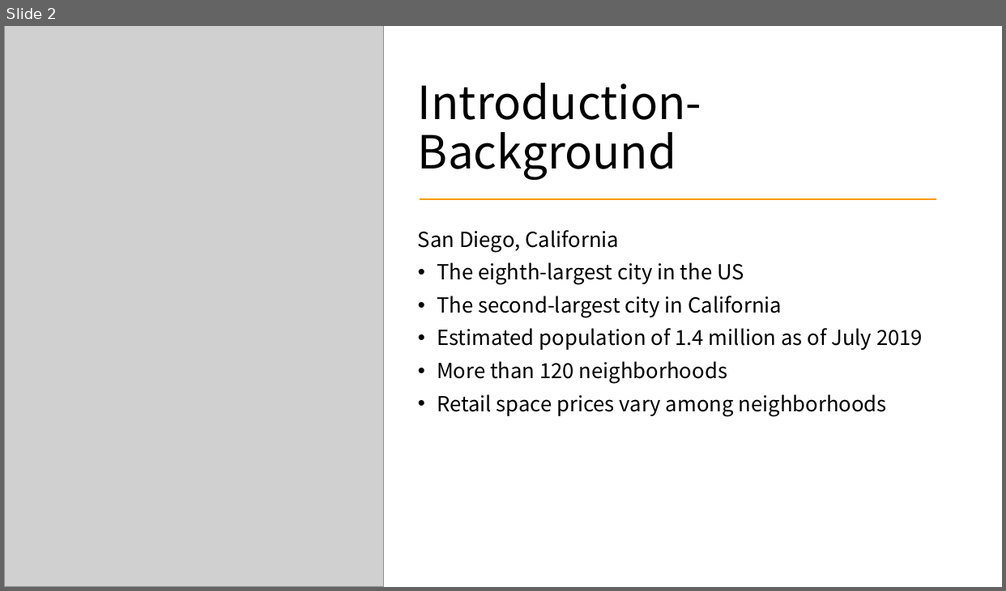
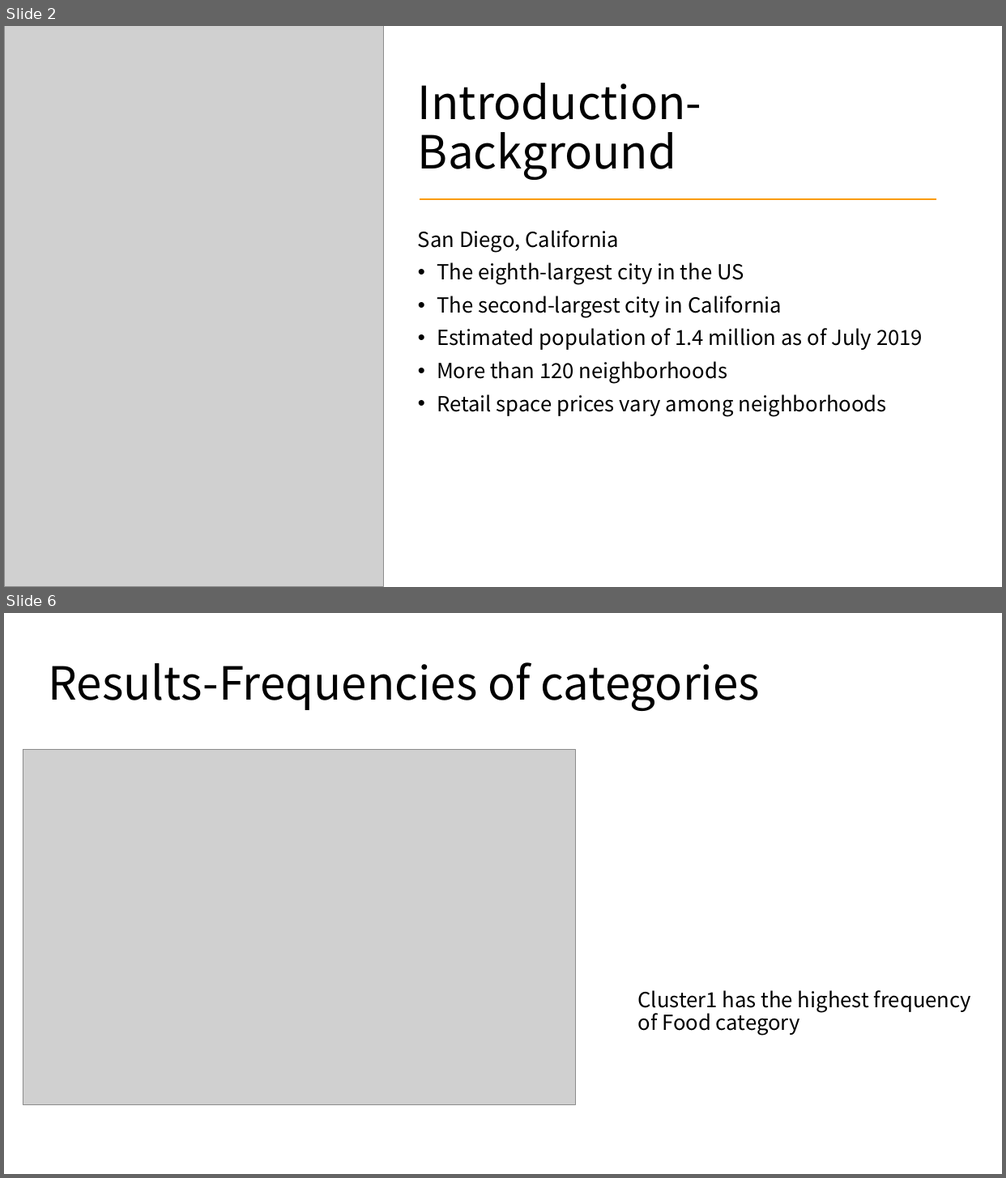
Before and after one commit to lynn-GH/Coursera_Capstone, a slide deck: RetailRentalPricevsVenueofSanDiego.pptx. Shown one above the other, each under a label of ours: slide 2 before the commit, slides 2 and 6 after it; the slides between them are not shown. The pictures are 1006x591 and 1006x1178 pixels, drawn with LibreOffice and Linux fonts; fonts in the diff are those of the drawing; grey boxes stand for pictures. Boxes give left, top, right and bottom in pixels: in the first picture for what was removed or moved away, otherwise in the second. Text is boxed around its words. In the diff, an @@ line names an element or a change of style, - is before the commit and + after.

```diff
--- a/RetailRentalPricevsVenueofSanDiego.pptx
+++ b/RetailRentalPricevsVenueofSanDiego.pptx
@@ slide 6 added at [4, 613, 1002, 1174], background #FFFFFF @@
@@ title added at [48, 662, 760, 711], 44 pt, text #000000 @@
+Results-Frequencies of categories
@@ picture added at [23, 749, 575, 1105] @@
@@ subtitle added at [638, 990, 971, 1036], 20 pt, text #000000 @@
+Cluster1 has the highest frequency of Food category
```
Also in this commit, not shown: 7 slides changed, 1 slide removed.
